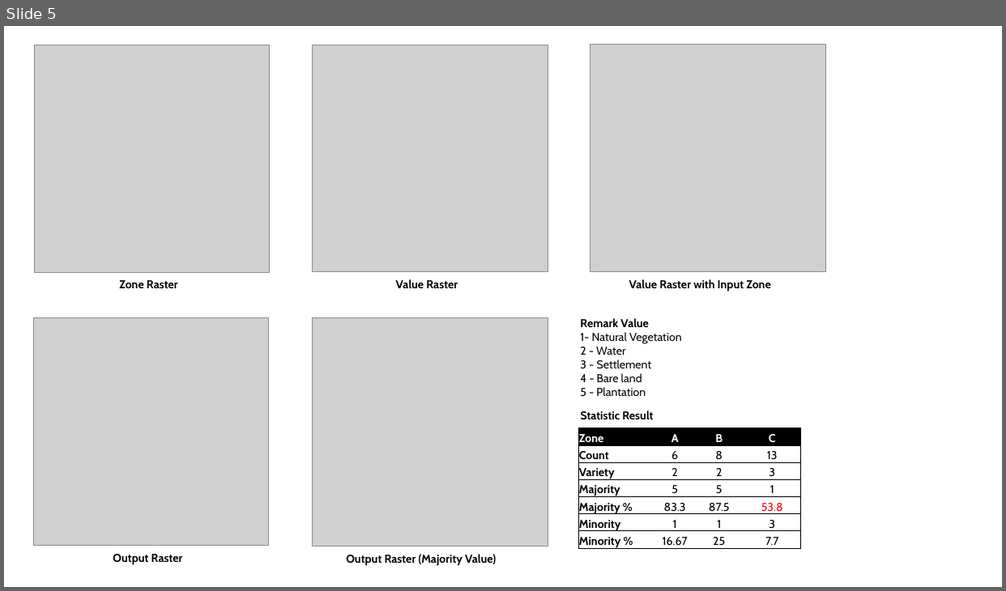
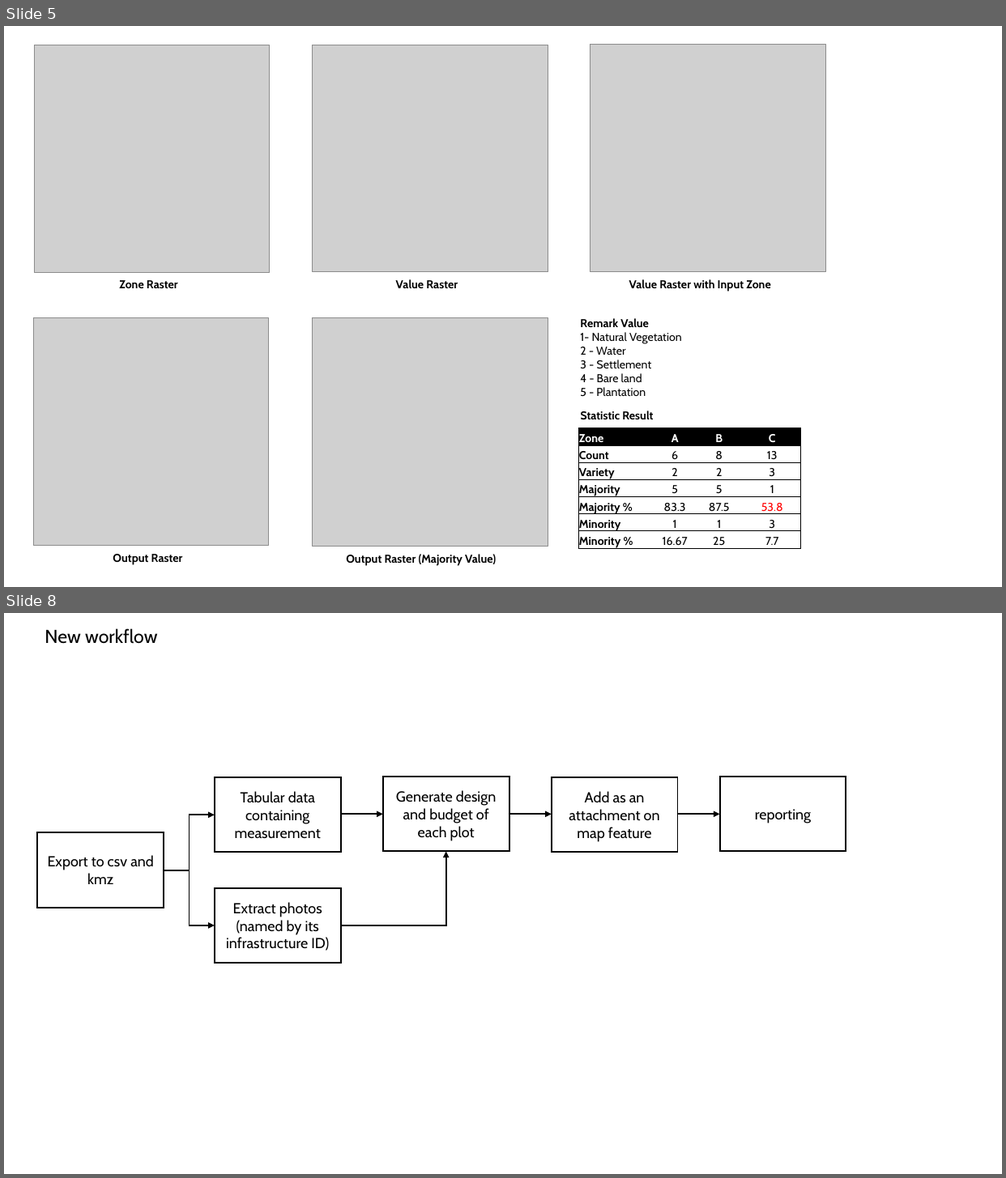
Before and after one commit to anhsirkwijaya/spatiality, a slide deck: rob.pptx. Shown one above the other, each under a label of ours: slide 5 before the commit, slides 5 and 8 after it; the slides between them are not shown. The pictures are 1006x591 and 1006x1178 pixels, drawn with LibreOffice and Linux fonts; fonts in the diff are those of the drawing; grey boxes stand for pictures. Boxes give left, top, right and bottom in pixels: in the first picture for what was removed or moved away, otherwise in the second. Text is boxed around its words. In the diff, an @@ line names an element or a change of style, - is before the commit and + after.

```diff
--- a/rob.pptx
+++ b/rob.pptx
@@ slide 8 added at (x1=4, y1=613, x2=1002, y2=1174), background #FFFFFF @@
@@ text added at (x1=44, y1=628, x2=157, y2=644), 18 pt, text #000000 @@
+New workflow
@@ rectangle added at (x1=215, y1=777, x2=341, y2=853), outline #000000 1.5 pt, 14 pt, text #000000 @@
+Tabular data containing measurement
@@ rectangle added at (x1=383, y1=777, x2=509, y2=852), outline #000000 1.5 pt, 14 pt, text #000000 @@
+Generate design and budget of each plot
@@ rectangle added at (x1=552, y1=777, x2=678, y2=853), outline #000000 1.5 pt, 14 pt, text #000000 @@
+Add as an attachment on map feature
@@ rectangle added at (x1=720, y1=777, x2=846, y2=852), outline #000000 1.5 pt, 14 pt, text #000000 @@
+reporting
@@ elbow arrow added from (164, 871) to (215, 815), #000000 1.5 pt @@
@@ arrow added from (341, 815) to (383, 815), #000000 1.5 pt @@
@@ arrow added from (509, 815) to (552, 815), #000000 1.5 pt @@
@@ arrow added from (678, 815) to (720, 815), #000000 1.5 pt @@
@@ rectangle added at (x1=38, y1=833, x2=164, y2=908), outline #000000 1.5 pt, 14 pt, text #000000 @@
+Export to csv and kmz
@@ elbow arrow added from (341, 926) to (446, 852), #000000 1.5 pt @@
@@ elbow arrow added from (164, 871) to (215, 926), #000000 1.5 pt @@
@@ rectangle added at (x1=215, y1=888, x2=341, y2=964), outline #000000 1.5 pt, 14 pt, text #000000 @@
+Extract photos (named by its infrastructure ID)
```
Also in this commit, not shown: 8 other slides added, 19 other files.
